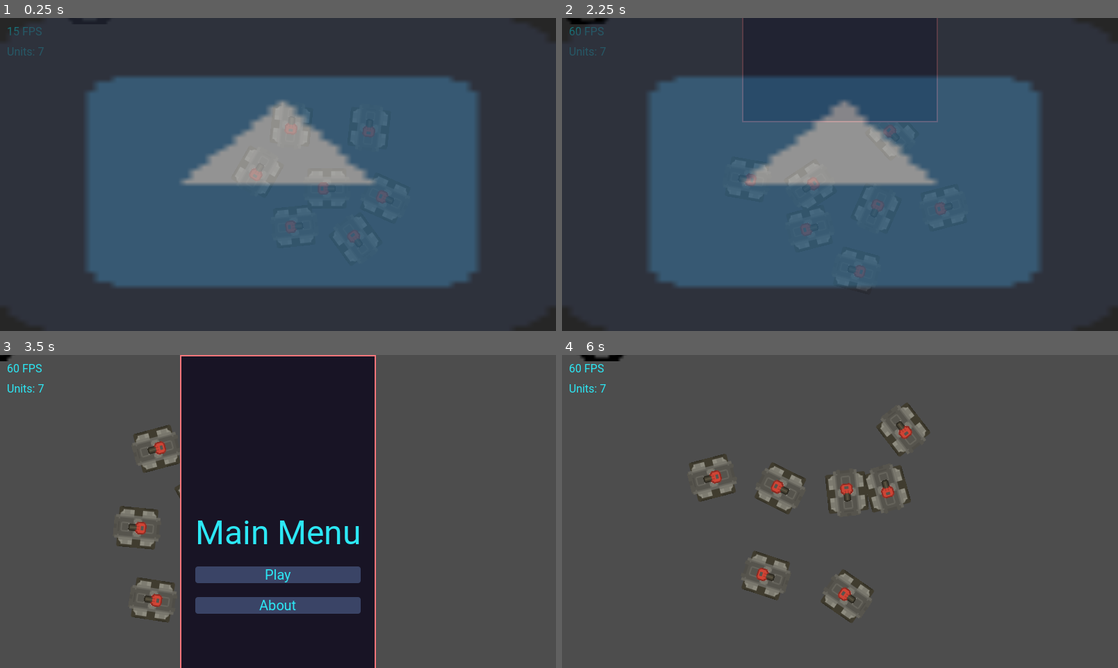
Above: before the commit, frames 1-4 (two rows, left to right).
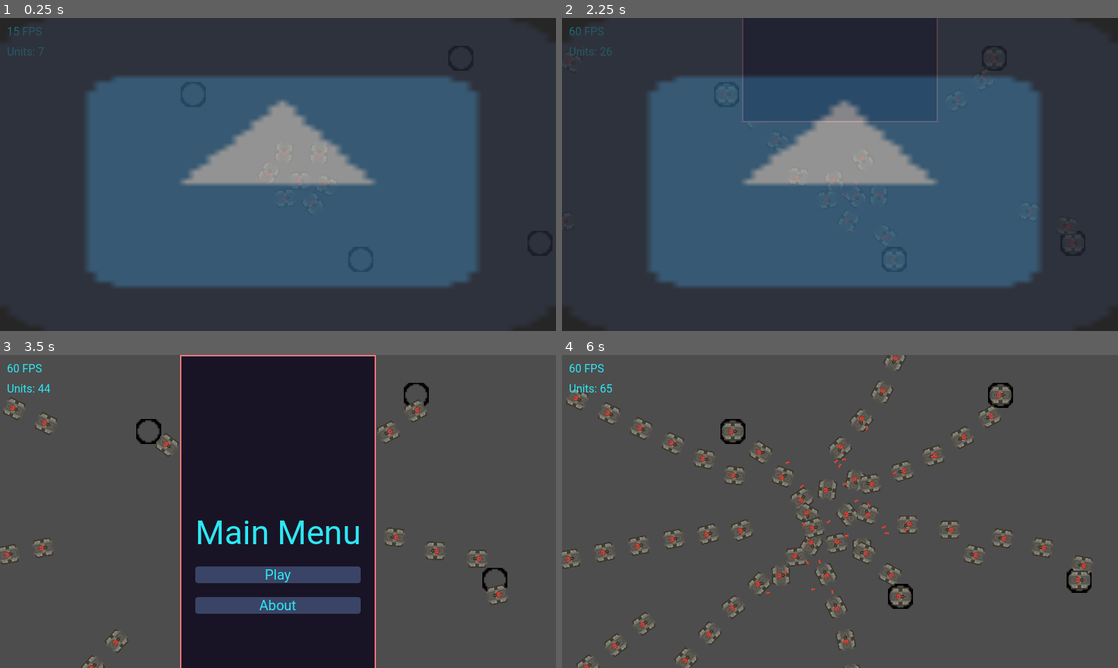
Above: after the commit, the same moments.

Repository: Bloodyaugust/rts-test
Game: Godot game, scene res://scenes/main.tscn
Same seed, same stepped clock (60 frames per second), same inputs: the game is played once before the commit and once after it. The engine's default icon, where the game draws it, is replaced by a stand-in: a white triangle on a blue panel in a dark square.
Inputs (mouse positions are in pixels of both pictures, inside the frame that each line leads up to):
- Up to frame 1 (0.25 s): no input
- Up to frame 2 (2.25 s): tap Enter at 0.5, 2 s; move the mouse to (962, 158) at 0.52 s; press the mouse at (962, 158) at 0.53 s; hold Right (ui_right) 0.53-1.25 s; release the mouse at (962, 158) at 1.25 s; tap Space at 1.25 s; drag from (728, 190) to (878, 193) at 1.27 s; move the mouse to (895, 105) at 2.02 s; press the mouse at (895, 105) at 2.03 s; hold Right (ui_right) from 2.03 s (still down)
- Up to frame 3 (3.5 s): release Right (ui_right) at 2.75 s; release the mouse at (333, 442) at 2.75 s; click "Play" at 2.75 s
- Up to frame 4 (6 s): click "Play" at 3.5 s; drag from (812, 574) to (773, 517) at 4.27 s; move the mouse to (1006, 558) at 5.02 s; press the mouse at (1006, 558) at 5.03 s; hold Left (ui_left) 5.03-5.75 s; release the mouse at (1006, 558) at 5.75 s; drag from (673, 464) to (901, 508) at 5.77 s

The runs differ from the first frame. In frame 1, 0.3% of the frame differs, in the area x 45-70%, y 33-78%; in frame 2, 0.5%; in frame 3, 3.7%; in frame 4, 11%, in the area x 0-96%, y 0-100%.
Error before the commit: Invalid operands 'Vector2' and 'Nil' in operator '-'. (res://scripts/controllers/UnitController.gd:17)
Error after the commit: Invalid access to property or key 'Team' on a base object of type 'null instance'. (res://actors/weapons/Weapon.gd:24)

Commit message:
More stress testing. Not going well.

Diff:
--- a/actors/doodads/UnitSpawner.gd
+++ b/actors/doodads/UnitSpawner.gd
@@ -1,6 +1,6 @@
 extends Node2D
 
-const MAX_NUM_UNITS: int = 200
+const MAX_NUM_UNITS: int = 150
 
 @export var MoveTarget: Node2D
 @export var Team: int
--- a/scenes/main.tscn
+++ b/scenes/main.tscn
@@ -138,6 +138,7 @@
 text = "Main Menu"
 
 [node name="BetterCam" parent="." instance=ExtResource("5")]
+zoom = Vector2(0.45, 0.45)
 zoom_min = 0.25
 zoom_max = 1.0
 
@@ -149,6 +150,7 @@
 MoveTarget = NodePath("../SpawnerTarget")
 Team = 1
 UnitScene = ExtResource("8_hq8jo")
+SpawnEnabled = true
 SpawnInterval = 0.75
 
 [node name="UnitSpawner3" parent="." node_paths=PackedStringArray("MoveTarget") instance=ExtResource("11_13k2m")]
@@ -156,6 +158,7 @@
 MoveTarget = NodePath("../SpawnerTarget")
 Team = 1
 UnitScene = ExtResource("8_hq8jo")
+SpawnEnabled = true
 SpawnInterval = 0.75
 
 [node name="UnitSpawner4" parent="." node_paths=PackedStringArray("MoveTarget") instance=ExtResource("11_13k2m")]
@@ -163,6 +166,7 @@
 MoveTarget = NodePath("../SpawnerTarget")
 Team = 1
 UnitScene = ExtResource("8_hq8jo")
+SpawnEnabled = true
 SpawnInterval = 0.75
 
 [node name="UnitSpawner5" parent="." node_paths=PackedStringArray("MoveTarget") instance=ExtResource("11_13k2m")]
@@ -170,6 +174,7 @@
 MoveTarget = NodePath("../SpawnerTarget")
 Team = 1
 UnitScene = ExtResource("8_hq8jo")
+SpawnEnabled = true
 SpawnInterval = 0.75
 
 [node name="UnitSpawner6" parent="." node_paths=PackedStringArray("MoveTarget") instance=ExtResource("11_13k2m")]
@@ -177,36 +182,42 @@
 MoveTarget = NodePath("../SpawnerTarget")
 Team = 1
 UnitScene = ExtResource("8_hq8jo")
+SpawnEnabled = true
 SpawnInterval = 0.75
 
 [node name="UnitSpawner2" parent="." node_paths=PackedStringArray("MoveTarget") instance=ExtResource("11_13k2m")]
 position = Vector2(-271, -256)
 MoveTarget = NodePath("../SpawnerTarget")
 UnitScene = ExtResource("8_hq8jo")
+SpawnEnabled = true
 SpawnInterval = 0.75
 
 [node name="UnitSpawner7" parent="." node_paths=PackedStringArray("MoveTarget") instance=ExtResource("11_13k2m")]
 position = Vector2(-1199, 810)
 MoveTarget = NodePath("../SpawnerTarget")
 UnitScene = ExtResource("8_hq8jo")
+SpawnEnabled = true
 SpawnInterval = 0.75
 
 [node name="UnitSpawner8" parent="." node_paths=PackedStringArray("MoveTarget") instance=ExtResource("11_13k2m")]
 position = Vector2(-657, 710)
 MoveTarget = NodePath("../SpawnerTarget")
 UnitScene = ExtResource("8_hq8jo")
+SpawnEnabled = true
 SpawnInterval = 0.75
 
 [node name="UnitSpawner9" parent="." node_paths=PackedStringArray("MoveTarget") instance=ExtResource("11_13k2m")]
 position = Vector2(-1013, 193)
 MoveTarget = NodePath("../SpawnerTarget")
 UnitScene = ExtResource("8_hq8jo")
+SpawnEnabled = true
 SpawnInterval = 0.75
 
 [node name="UnitSpawner10" parent="." node_paths=PackedStringArray("MoveTarget") instance=ExtResource("11_13k2m")]
 position = Vector2(-973, -453)
 MoveTarget = NodePath("../SpawnerTarget")
 UnitScene = ExtResource("8_hq8jo")
+SpawnEnabled = true
 SpawnInterval = 0.75
 
 [node name="SpawnerTarget" type="Node2D" parent="."]
